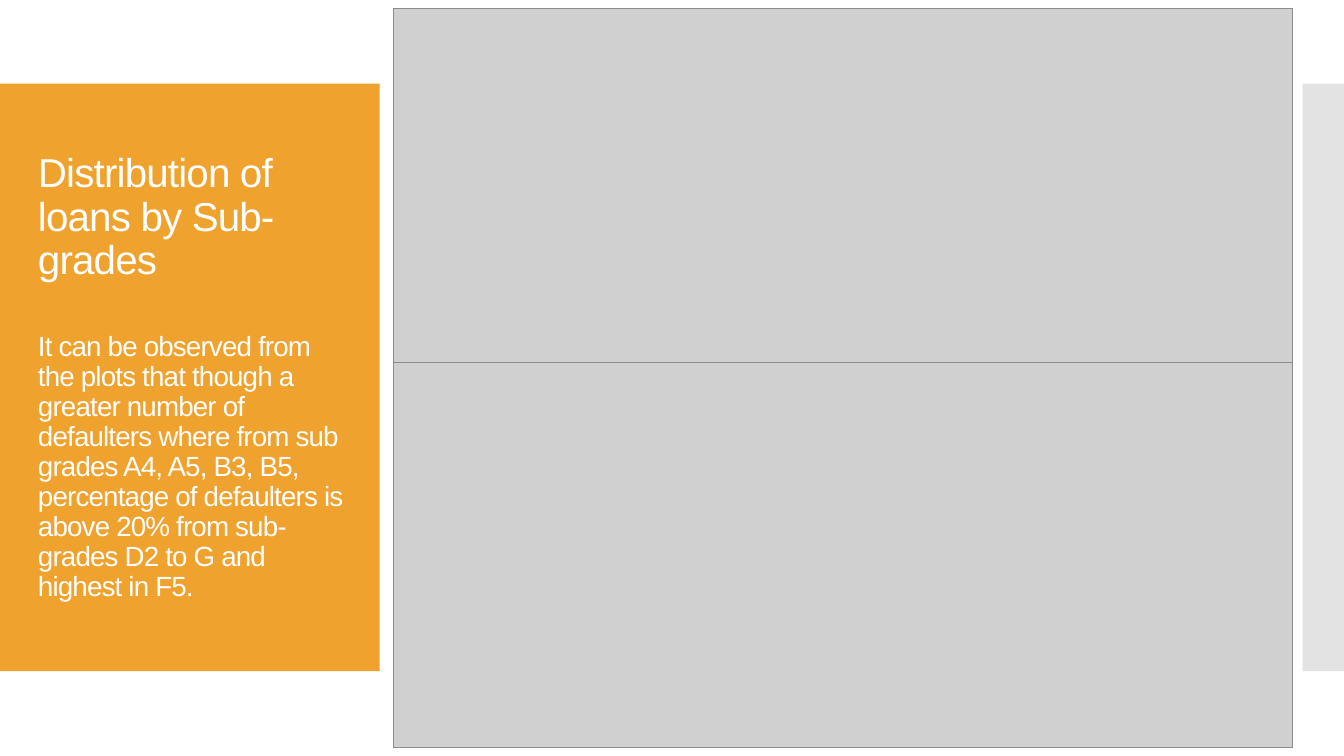
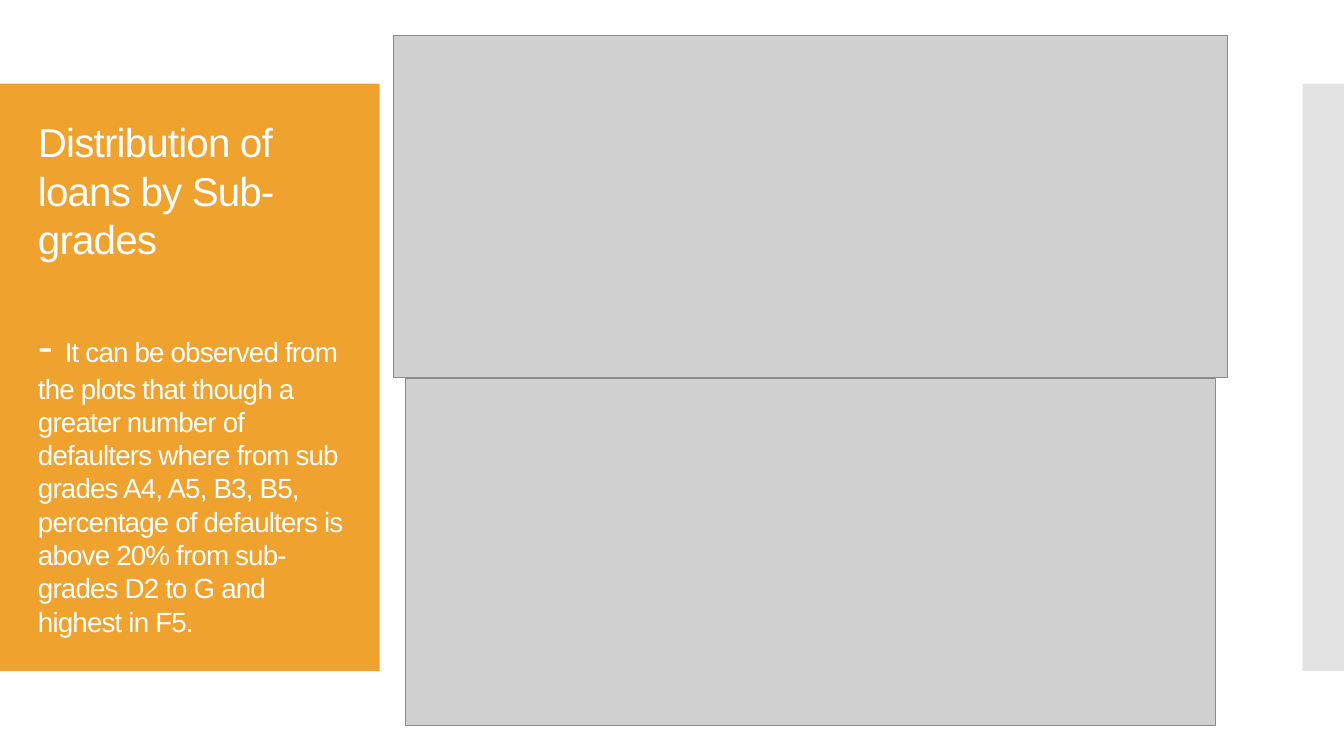
Before and after one commit to Rawoof821/LendingclubCaseStudy, a slide deck: slide 6 of Neha_Rawoof_LendingCaseStudy.pptx (slide 8 before the commit). Drawn at 1344x756 pixels with LibreOffice and Linux fonts; fonts in the diff are those of the drawing; grey boxes stand for pictures. Boxes give left, top, right and bottom in pixels: in the first picture for what was removed or moved away, otherwise in the second. Text is boxed around its words. In the diff, an @@ line names an element or a change of style, - is before the commit and + after.

```diff
--- a/Neha_Rawoof_LendingCaseStudy.pptx
+++ b/Neha_Rawoof_LendingCaseStudy.pptx
@@ picture: place and size @@
-picture at <box>394,8,1294,377</box>
+picture at <box>394,35,1228,377</box>
@@ title at <box>38,127,343,637</box>: text changed @@
-Distribution of loans by Sub-grades
-It can be observed from the plots that though a greater number of defaulters where from sub grades A4, A5, B3, B5, percentage of defaulters is above 20% from sub-grades D2 to G and highest in F5.
+Distribution of loans by Sub-grades
+- It can be observed from the plots that though a greater number of defaulters where from sub grades A4, A5, B3, B5, percentage of defaulters is above 20% from sub-grades D2 to G and highest in F5.
@@ picture: place and size @@
-picture at <box>394,362,1294,747</box>
+picture at <box>405,379,1215,727</box>
```
Also in this commit, not shown: 17 other slides changed, 1 slide added, 9 slides removed.
